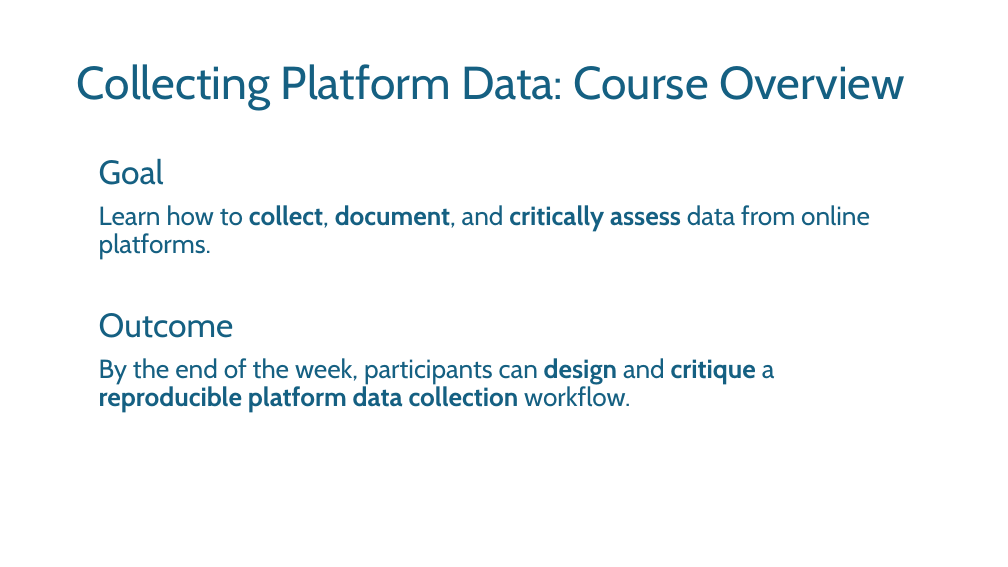
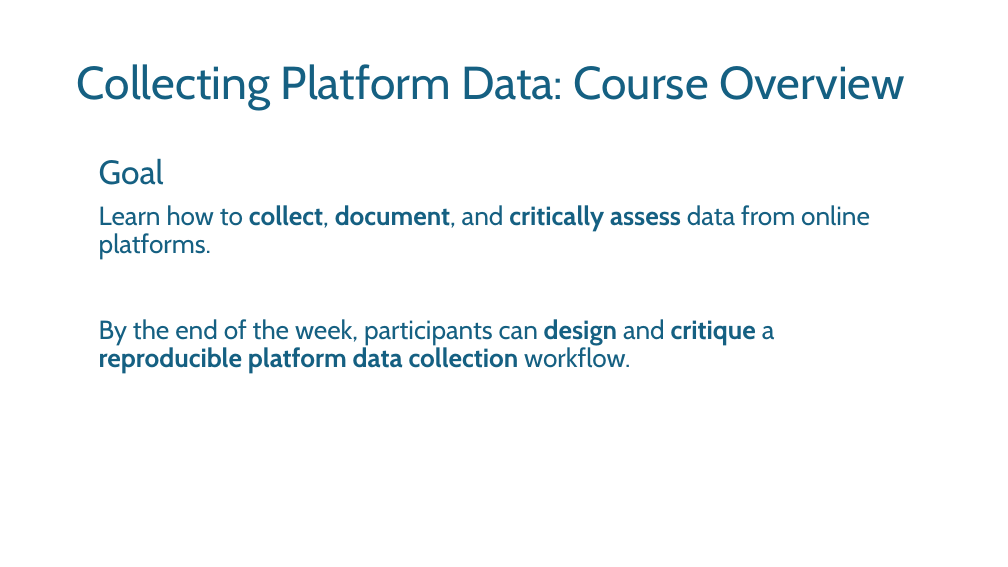
Before and after one commit to noellelebe/methodsNET_vlop-course-materials, a slide deck: slide 3 of slides/day1_intro.pptx. Drawn at 1008x567 pixels with LibreOffice and Linux fonts; fonts in the diff are those of the drawing; background and template pictures are left out. Boxes give left, top, right and bottom in pixels: in the first picture for what was removed or moved away, otherwise in the second. Text is boxed around its words. In the diff, an @@ line names an element or a change of style, - is before the commit and + after.

```diff
--- a/slides/day1_intro.pptx
+++ b/slides/day1_intro.pptx
@@ text at box(99, 313, 234, 338): paragraph removed @@
-Outcome
```
Also in this commit, not shown: 12 other slides changed, 8 slides added, 12 slides removed, 48 other files.
